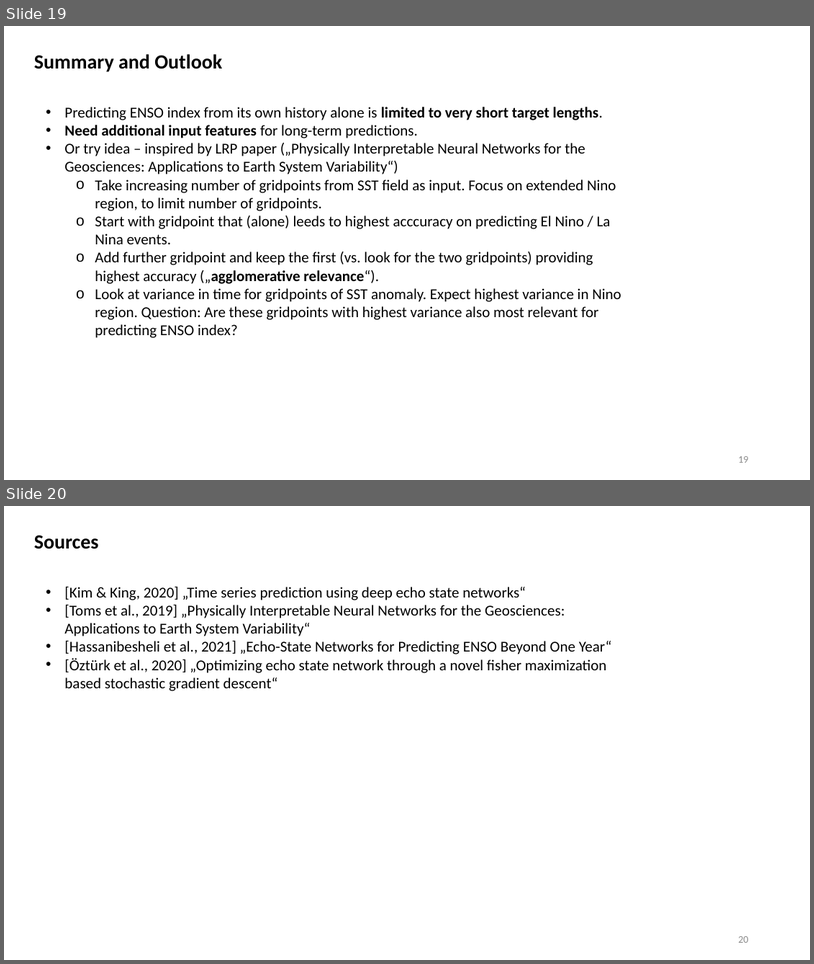
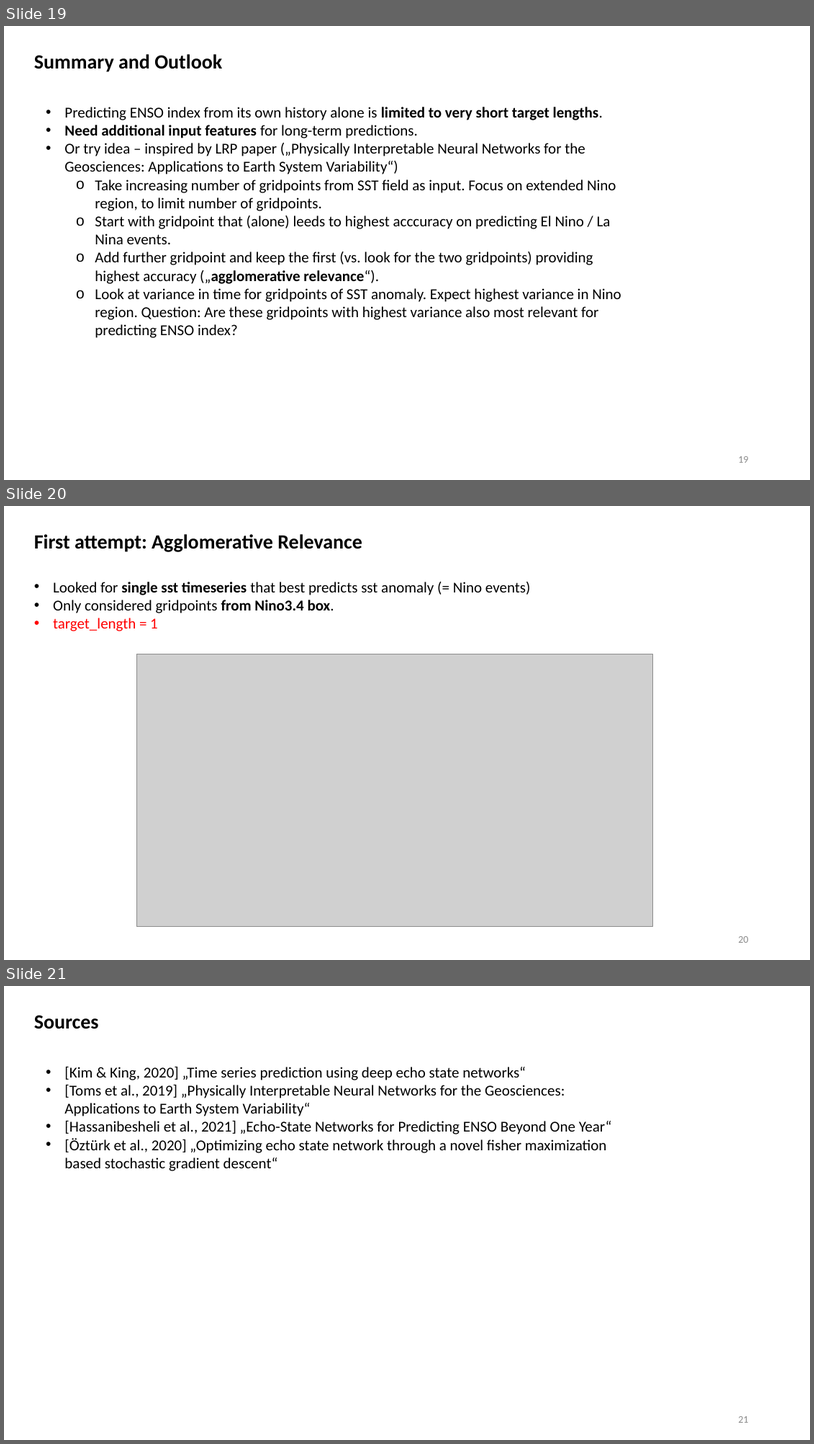
Before and after one commit to MarcoLandtHayen/EchoStateNetworks, a slide deck: ESN_exp06_ENSO.pptx. Shown one above the other, each under a label of ours: slides 19 and 20 before the commit, slides 19, 20 and 21 after it. The pictures are 814x964 and 814x1444 pixels, drawn with LibreOffice and Linux fonts; fonts in the diff are those of the drawing; grey boxes stand for pictures. Boxes give left, top, right and bottom in pixels: in the first picture for what was removed or moved away, otherwise in the second. Text is boxed around its words. In the diff, an @@ line names an element or a change of style, - is before the commit and + after.

Commit message:
Started new experiment ESN_exp07_AggRel to try agglomerative relevance for ENSO

```diff
--- a/ESN_exp06_ENSO.pptx
+++ b/ESN_exp06_ENSO.pptx
@@ slide 20 added at (4, 506, 810, 960), background #FFFFFF @@
@@ text added at (34, 534, 530, 631), 18 pt, text #000000 @@
+First attempt: Agglomerative Relevance
+• Looked for single sst timeseries that best predicts sst anomaly (= Nino events)
+• Only considered gridpoints from Nino3.4 box.
+• target_length = 1
@@ picture added at (137, 654, 653, 926) @@
@@ page number added at (738, 936, 748, 942), 12 pt, text #8C8C8C @@
+20
@@ what was slide 20 is now slide 21 @@
@@ page number at (738, 1416, 748, 1422): text changed @@
-20
+21
```
Also in this commit, not shown: 2 slides changed, 2 other files.
